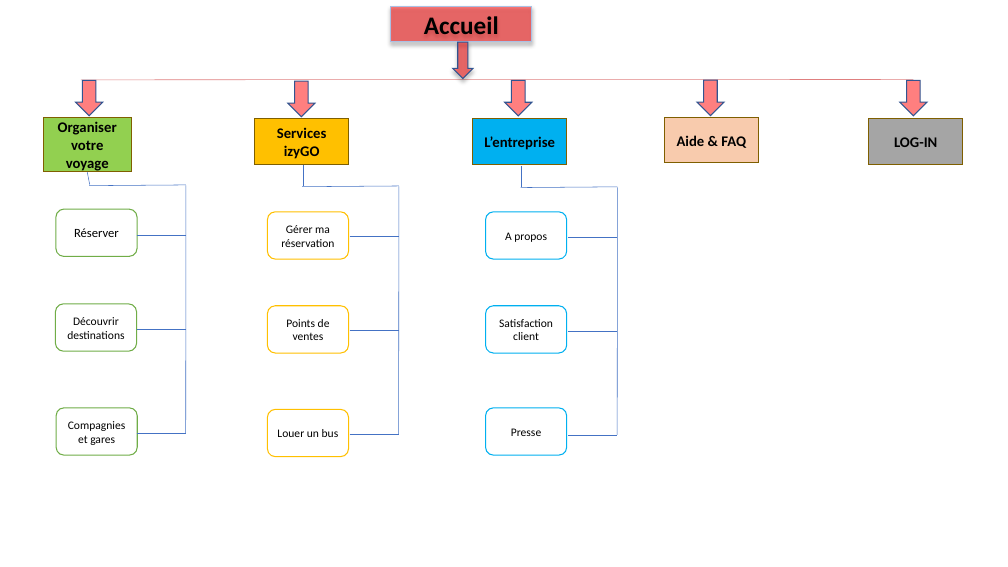
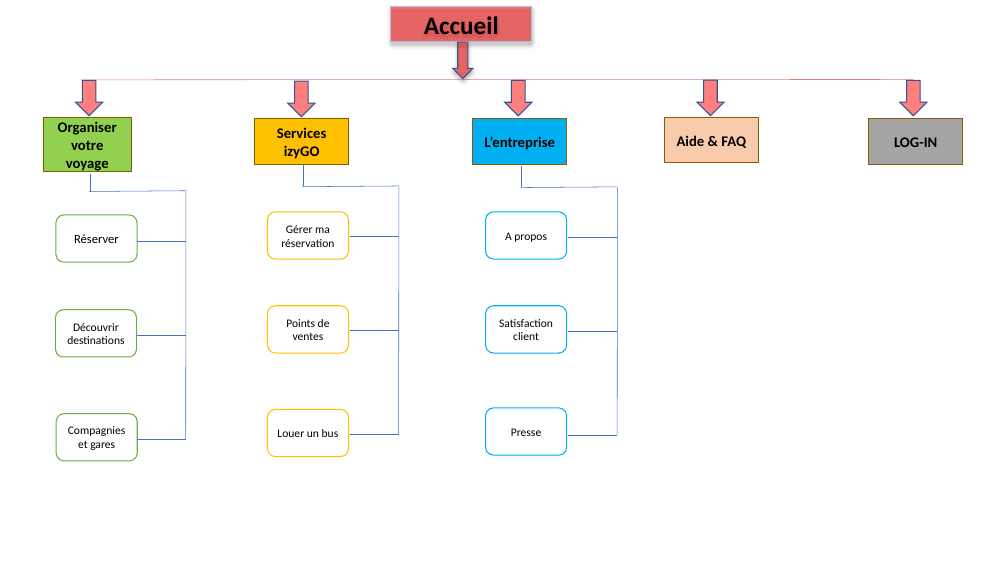
Before and after one commit to Traore-Yao/flash-go-Docs-repo-, a slide deck: slide 3 of maquettes/plan du site.pptx (slide 1 before the commit). Drawn at 1008x567 pixels with LibreOffice and Linux fonts; fonts in the diff are those of the drawing. Boxes give left, top, right and bottom in pixels: in the first picture for what was removed or moved away, otherwise in the second. Text is boxed around its words. In the diff, an @@ line names an element or a change of style, - is before the commit and + after.

```diff
--- a/maquettes/plan du site.pptx
+++ b/maquettes/plan du site.pptx
@@ line moved from (87, 172) - (90, 185) to (90, 174) - (90, 192) @@
@@ 5 lines, 3 rounded rectangles: place and size @@
-5 lines, 3 rounded rectangles at box(55, 185, 186, 455)
+5 lines, 3 rounded rectangles at box(55, 191, 186, 461)
```
Also in this commit, not shown: 3 slides added.
